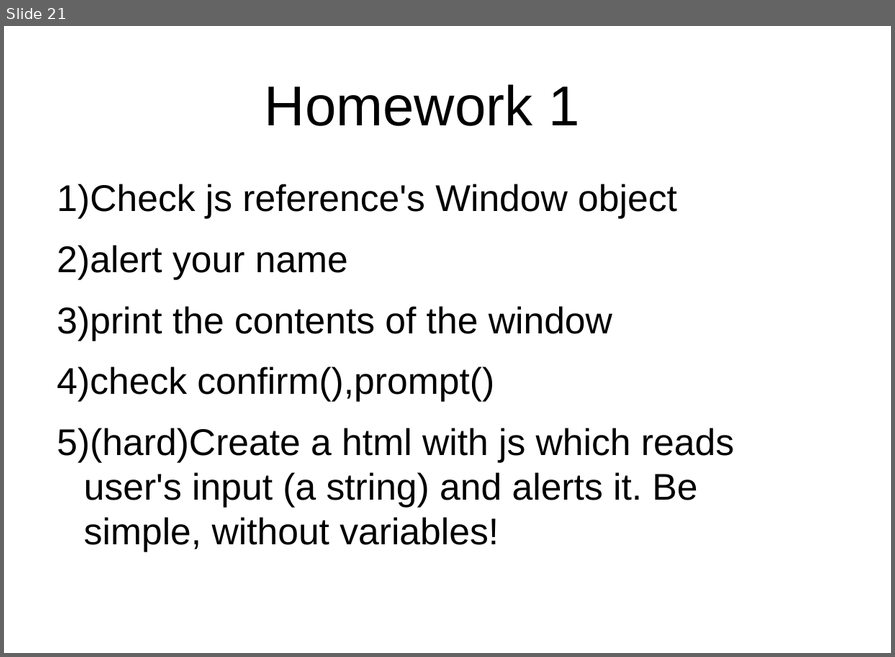
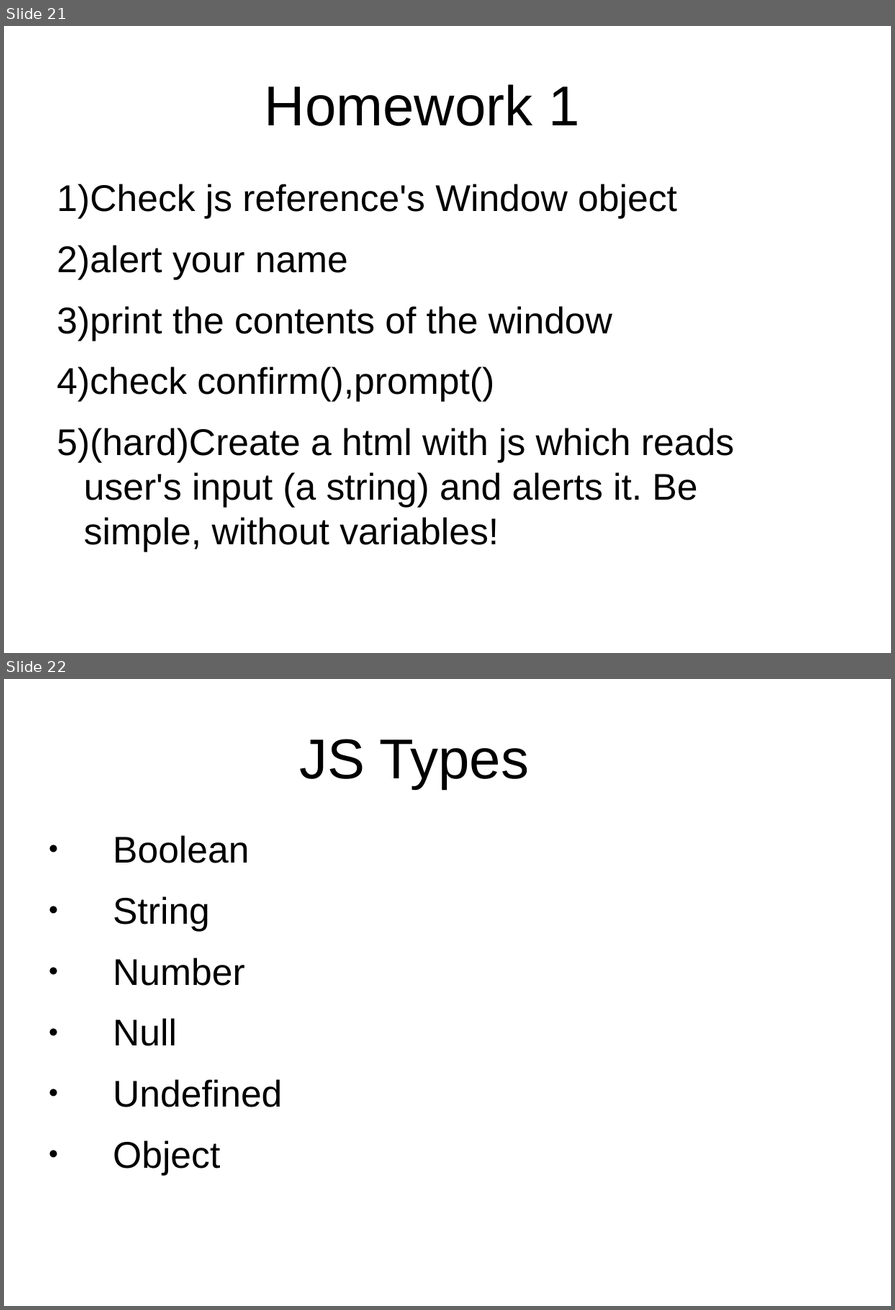
Before and after one commit to peterborkuti/other, a slide deck: JavaScriptBasics/jsbasics-slide.odp. Shown one above the other, each under a label of ours: slide 21 before the commit, slides 21 and 22 after it. The pictures are 895x657 and 895x1310 pixels, drawn with LibreOffice and Linux fonts; fonts in the diff are those of the drawing; background and template pictures are left out. Boxes give left, top, right and bottom in pixels: in the first picture for what was removed or moved away, otherwise in the second. Text is boxed around its words. In the diff, an @@ line names an element or a change of style, - is before the commit and + after.

```diff
--- a/JavaScriptBasics/jsbasics-slide.odp
+++ b/JavaScriptBasics/jsbasics-slide.odp
@@ slide 22 added at [4,679,891,1306], background #FFFFFF @@
@@ title added at [299,739,529,789], 53.3 pt, text #000000 @@
+JS Types
@@ text added at [113,835,282,1176], 35.3 pt, text #000000 @@
+● Boolean
+● String
+● Number
+● Null
+● Undefined
+● Object
```
Also in this commit, not shown: 1 slide changed, 4 other slides added, 1 other file.
